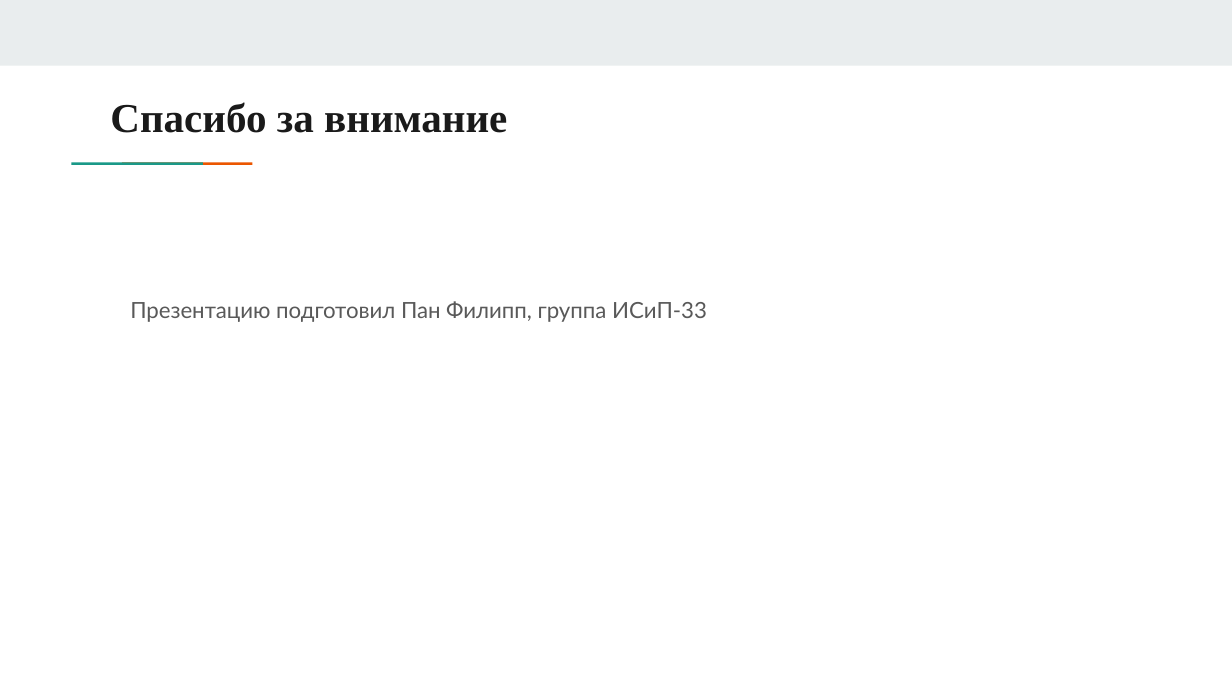
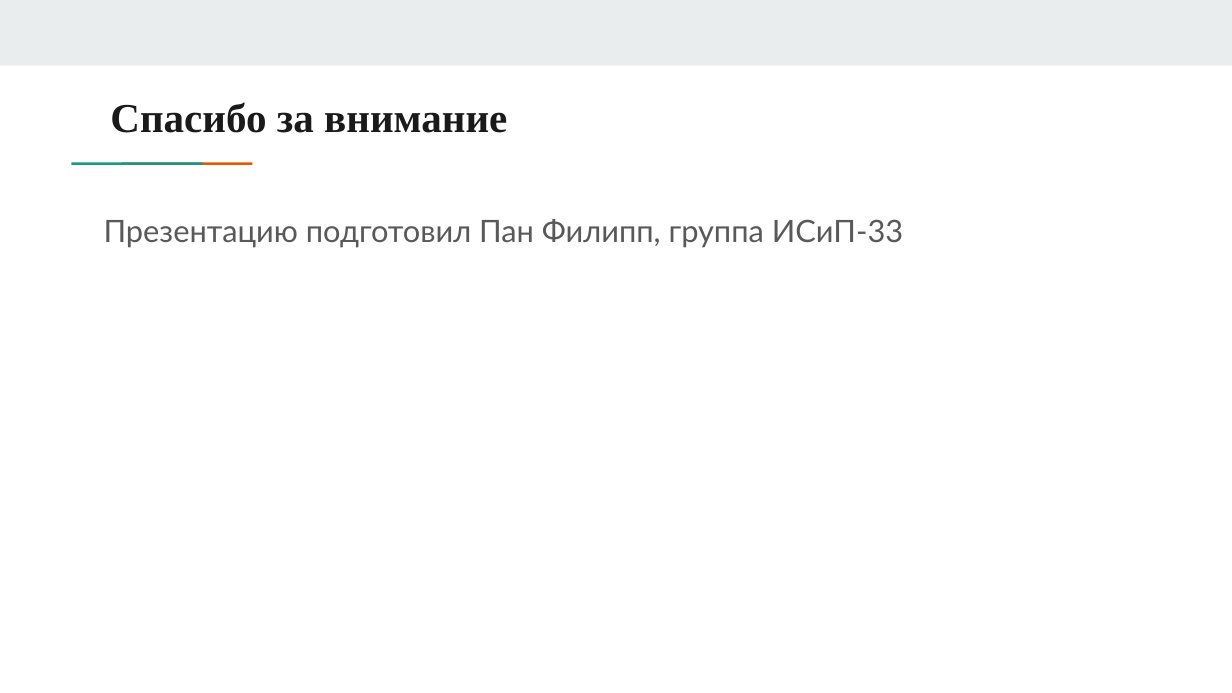
Before and after one commit to PhilippPan/DiplomaKP11, a slide deck: slide 11 of Презентация дипломной работы.pptx (slide 8 before the commit). Drawn at 1232x693 pixels with LibreOffice and Linux fonts; fonts in the diff are those of the drawing. Boxes give left, top, right and bottom in pixels: in the first picture for what was removed or moved away, otherwise in the second. Text is boxed around its words. In the diff, an @@ line names an element or a change of style, - is before the commit and + after.

```diff
--- a/Презентация дипломной работы.pptx
+++ b/Презентация дипломной работы.pptx
@@ text "Презентацию подготовил Пан Филипп, группа ...": place and size @@
-text "Презентацию подготовил Пан Филипп, группа ..." at box(130, 301, 707, 322)
+text "Презентацию подготовил Пан Филипп, группа ..." at box(104, 219, 903, 248)
@@ text "Презентацию подготовил Пан Филипп, группа ..." at box(104, 219, 903, 248): size 13 to 18 pt @@
```
Also in this commit, not shown: 2 other slides changed, 8 slides added, 5 slides removed, 1 other file.
